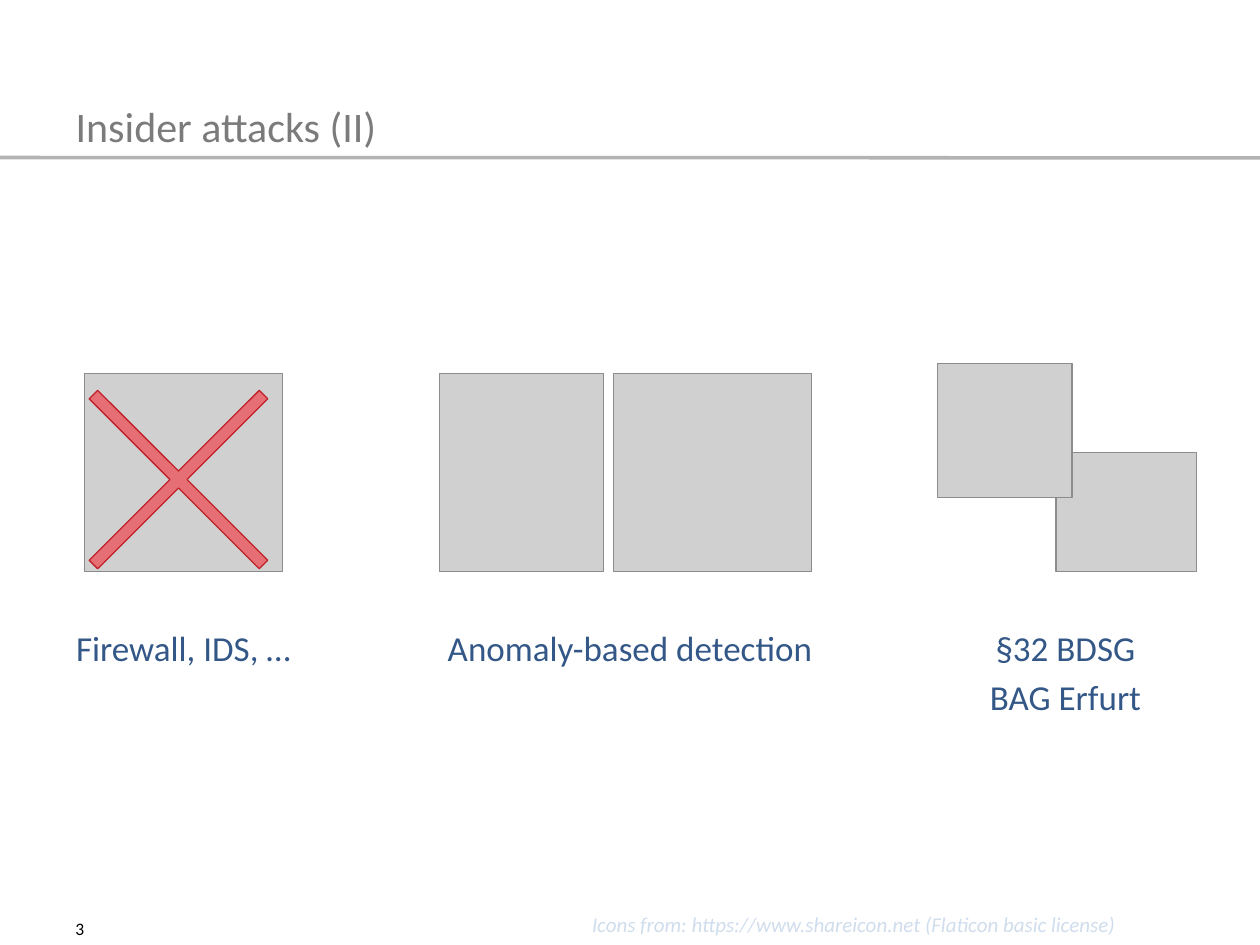
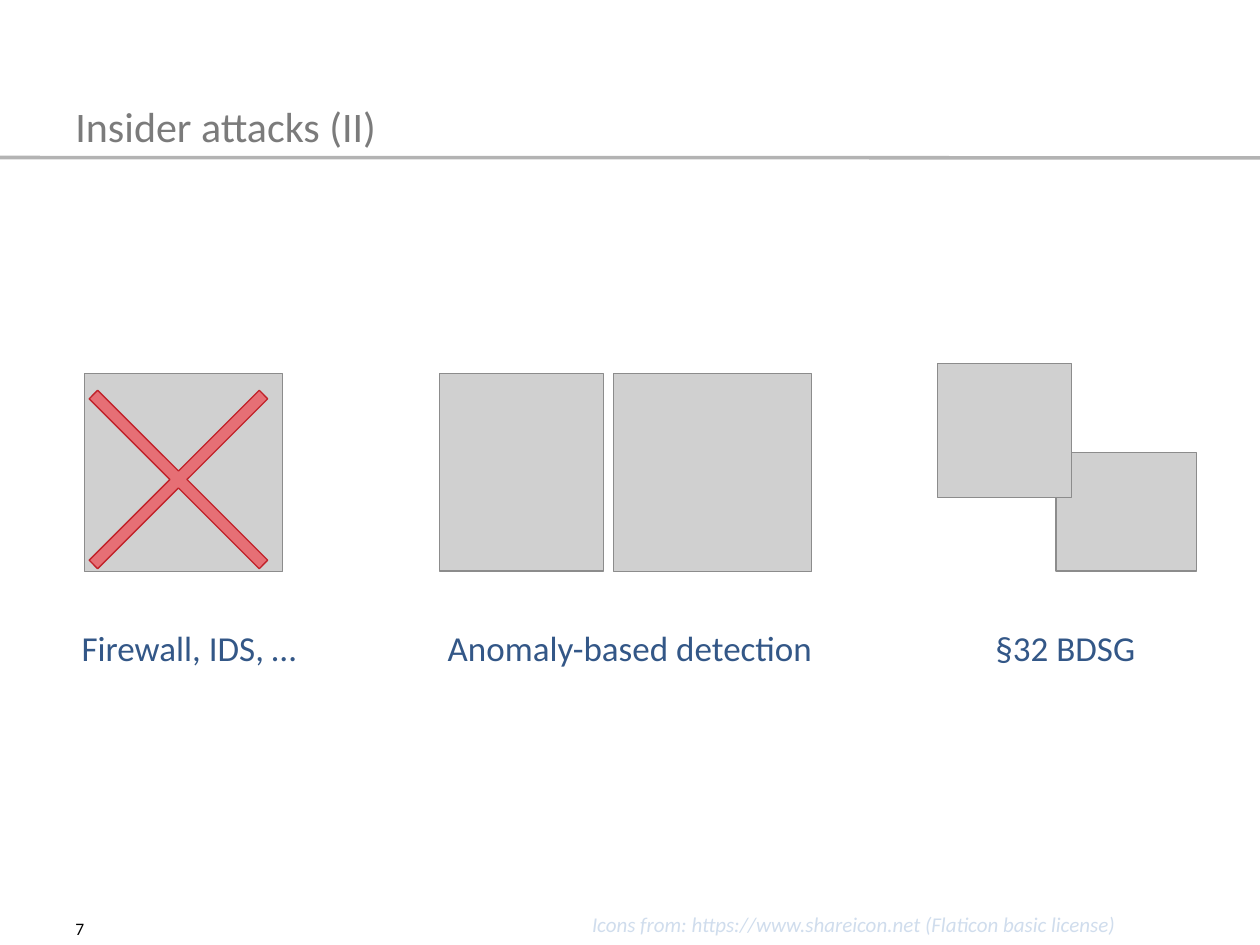
Before and after one commit to tompetersen/master-thesis, a slide deck: slide 7 of pet-con/Talk_PET_CON.odp (slide 3 before the commit). Drawn at 1260x945 pixels with LibreOffice and Linux fonts; fonts in the diff are those of the drawing; grey boxes stand for pictures. Boxes give left, top, right and bottom in pixels: in the first picture for what was removed or moved away, otherwise in the second. Text is boxed around its words. In the diff, an @@ line names an element or a change of style, - is before the commit and + after.

```diff
--- a/pet-con/Talk_PET_CON.odp
+++ b/pet-con/Talk_PET_CON.odp
@@ text "Firewall, IDS, …" at (82,636,264,666): less space between paragraphs @@
@@ text "§32 BDSG" at (995,637,1135,663): less space between paragraphs @@
@@ text at (990,686,1141,711): paragraph removed @@
-BAG Erfurt
@@ page number at (75,923,84,935): text changed @@
-3
+7
```
Also in this commit, not shown: 13 other slides changed, 10 slides added, 1 slide removed, 1 other file.
